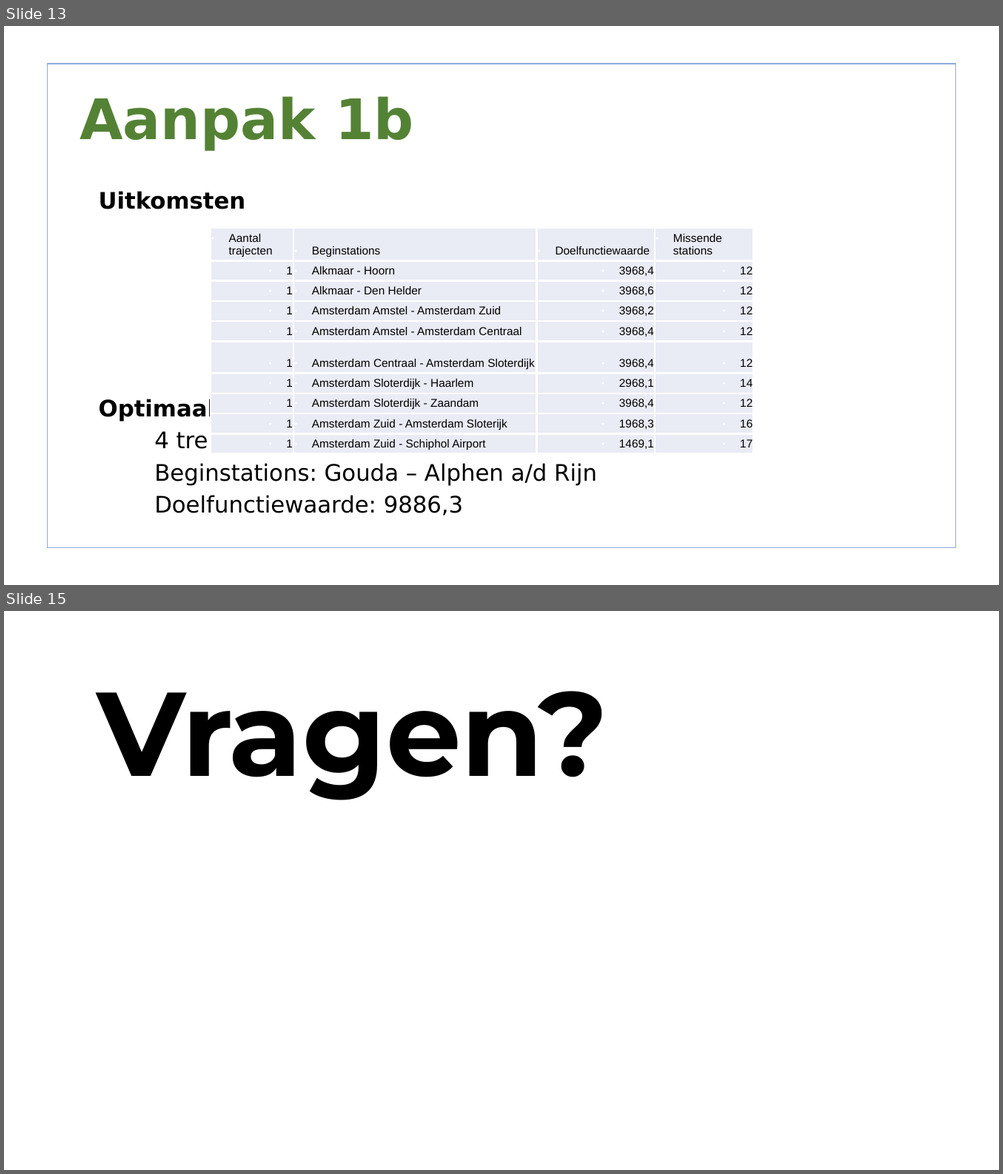
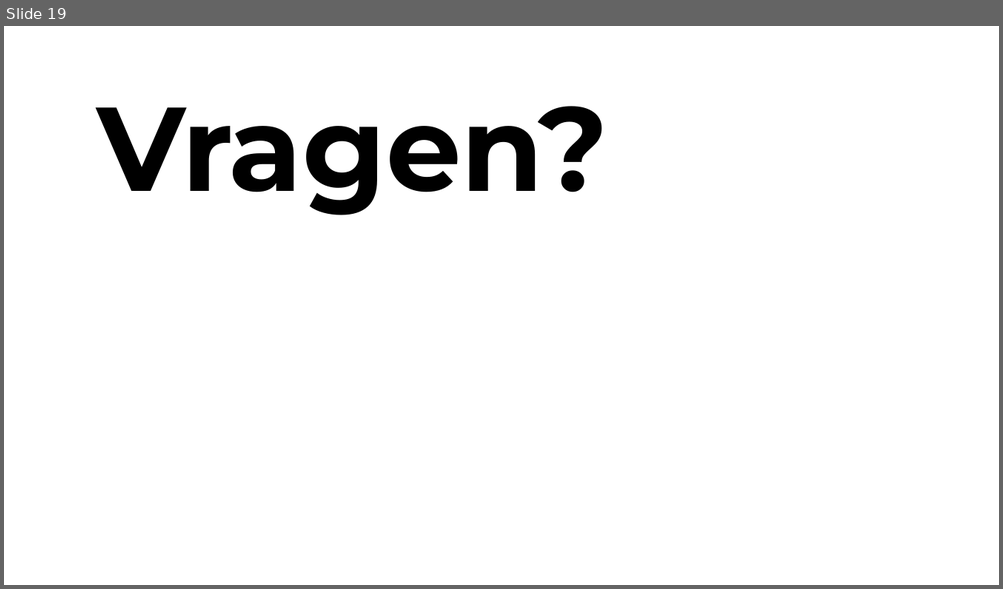
Before and after one commit to lisa259/RailNL, a slide deck: presentaties/Presentation 2.odp. Shown one above the other, each under a label of ours: slides 13 and 15 before the commit, slide 19 after it; the slides between them are not shown. The pictures are 1003x1174 and 1003x589 pixels, drawn with LibreOffice and Linux fonts; fonts in the diff are those of the drawing; background and template pictures are left out. Boxes give left, top, right and bottom in pixels: in the first picture for what was removed or moved away, otherwise in the second. Text is boxed around its words. In the diff, an @@ line names an element or a change of style, - is before the commit and + after.

```diff
--- a/presentaties/Presentation 2.odp
+++ b/presentaties/Presentation 2.odp
@@ slide 13 removed at [4,26,999,585], background picture (left out) @@
@@ freeform shape removed at [47,64,956,548] @@
@@ title removed at [79,96,414,151] @@
-Aanpak 1b
@@ text removed at [99,191,654,516] @@
-• Uitkomsten
-• Optimaal tot nu toe:
-4 treinen
-Beginstations: Gouda – Alphen a/d Rijn
-Doelfunctiewaarde: 9886,3
@@ table removed at [210,228,753,519], 10 rows, 4 columns @@
-Aantal trajecten | Beginstations | Doelfunctiewaarde | Missende stations
-1 | Alkmaar - Hoorn | 3968,4 | 12
-1 | Alkmaar - Den Helder | 3968,6 | 12
-1 | Amsterdam Amstel - Amsterdam Zuid | 3968,2 | 12
-1 | Amsterdam Amstel - Amsterdam Centraal | 3968,4 | 12
-1 | Amsterdam Centraal - Amsterdam Sloterdijk | 3968,4 | 12
-1 | Amsterdam Sloterdijk - Haarlem | 2968,1 | 14
-1 | Amsterdam Sloterdijk - Zaandam | 3968,4 | 12
-1 | Amsterdam Zuid - Amsterdam Sloterijk | 1968,3 | 16
-1 | Amsterdam Zuid - Schiphol Airport | 1469,1 | 17
@@ what was slide 15 is now slide 19 @@
```
Also in this commit, not shown: 3 slides changed, 15 slides added, 10 other slides removed, 4 other files.
